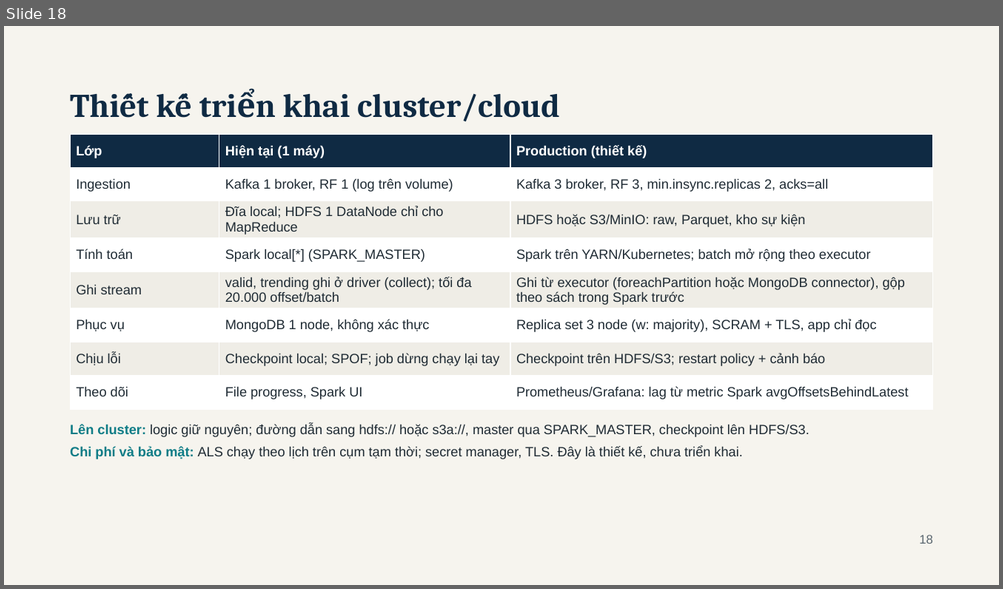
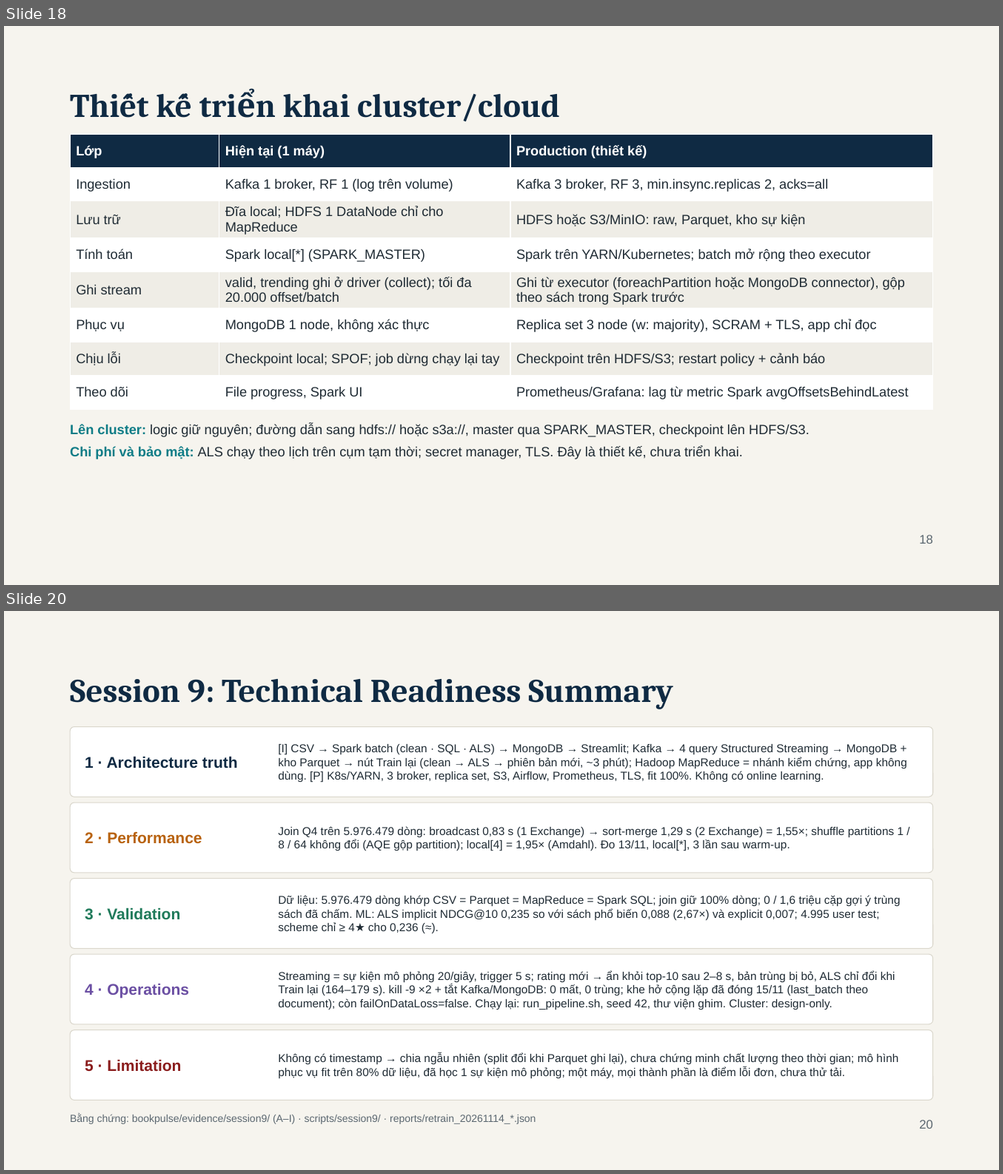
Before and after one commit to haoluonghuynhngoc/Group_06_BigData, a slide deck: Present/BookPulse - BDA501 Session 10 Final Presentation.pptx. Shown one above the other, each under a label of ours: slide 18 before the commit, slides 18 and 20 after it; the slides between them are not shown. The pictures are 1003x589 and 1003x1174 pixels, drawn with LibreOffice and Linux fonts; fonts in the diff are those of the drawing. Boxes give left, top, right and bottom in pixels: in the first picture for what was removed or moved away, otherwise in the second. Text is boxed around its words. In the diff, an @@ line names an element or a change of style, - is before the commit and + after.

```diff
--- a/Present/BookPulse - BDA501 Session 10 Final Presentation.pptx
+++ b/Present/BookPulse - BDA501 Session 10 Final Presentation.pptx
@@ slide 20 added at [4, 611, 999, 1170], background #F6F4EE @@
@@ text added at [70, 679, 673, 709], 32 pt, text #0F2A43, bold @@
+Session 9: Technical Readiness Summary
@@ rounded rectangle added at [71, 726, 933, 797], fill #FFFFFF, outline #DAD7CC 0.75 pt @@
@@ text added at [85, 756, 238, 769], 15 pt, text #0F2A43, bold @@
+1 · Architecture truth
@@ text added at [278, 744, 907, 783], 11 pt, text #1E2A33 @@
+[I] CSV → Spark batch (clean · SQL · ALS) → MongoDB → Streamlit; Kafka → 4 query Structured Streaming → MongoDB + kho Parquet → nút Train lại (clean → ALS → phiên bản mới, ~3 phút); Hadoop MapReduce = nhánh kiểm chứng, app không dùng. [P] K8s/YARN, 3 broker, replica set, S3, Airflow, Prometheus, TLS, fit 100%. Không có online learning.
@@ rounded rectangle added at [71, 803, 933, 873], fill #FFFFFF, outline #DAD7CC 0.75 pt @@
@@ text added at [85, 832, 202, 844], 15 pt, text #B8620F, bold @@
+2 · Performance
@@ text added at [278, 826, 904, 851], 11 pt, text #1E2A33 @@
+Join Q4 trên 5.976.479 dòng: broadcast 0,83 s (1 Exchange) → sort-merge 1,29 s (2 Exchange) = 1,55×; shuffle partitions 1 / 8 / 64 không đổi (AQE gộp partition); local[4] = 1,95× (Amdahl). Đo 13/11, local[*], 3 lần sau warm-up.
@@ rounded rectangle added at [71, 879, 933, 949], fill #FFFFFF, outline #DAD7CC 0.75 pt @@
@@ text added at [278, 895, 899, 933], 11 pt, text #1E2A33 @@
+Dữ liệu: 5.976.479 dòng khớp CSV = Parquet = MapReduce = Spark SQL; join giữ 100% dòng; 0 / 1,6 triệu cặp gợi ý trùng sách đã chấm. ML: ALS implicit NDCG@10 0,235 so với sách phổ biến 0,088 (2,67×) và explicit 0,007; 4.995 user test; scheme chỉ ≥ 4★ cho 0,236 (≈).
@@ text added at [85, 908, 180, 920], 15 pt, text #1F7A5A, bold @@
+3 · Validation
@@ rounded rectangle added at [71, 954, 933, 1025], fill #FFFFFF, outline #DAD7CC 0.75 pt @@
@@ text added at [85, 984, 189, 999], 15 pt, text #6B4FA3, bold @@
+4 · Operations
@@ text added at [278, 971, 895, 1010], 11 pt, text #1E2A33 @@
+Streaming = sự kiện mô phỏng 20/giây, trigger 5 s; rating mới → ẩn khỏi top-10 sau 2–8 s, bản trùng bị bỏ, ALS chỉ đổi khi Train lại (164–179 s). kill -9 ×2 + tắt Kafka/MongoDB: 0 mất, 0 trùng; khe hở cộng lặp đã đóng 15/11 (last_batch theo document); còn failOnDataLoss=false. Chạy lại: run_pipeline.sh, seed 42, thư viện ghim. Cluster: design-only.
@@ rounded rectangle added at [71, 1031, 933, 1100], fill #FFFFFF, outline #DAD7CC 0.75 pt @@
@@ text added at [278, 1054, 898, 1079], 11 pt, text #1E2A33 @@
+Không có timestamp → chia ngẫu nhiên (split đổi khi Parquet ghi lại), chưa chứng minh chất lượng theo thời gian; mô hình phục vụ fit trên 80% dữ liệu, đã học 1 sự kiện mô phỏng; một máy, mọi thành phần là điểm lỗi đơn, chưa thử tải.
@@ text added at [85, 1059, 181, 1071], 15 pt, text #8A1C1C, bold @@
+5 · Limitation
@@ text added at [70, 1114, 535, 1125], 10 pt, text #5B6770 @@
+Bằng chứng: bookpulse/evidence/session9/ (A–I) · scripts/session9/ · reports/retrain_20261114_*.json
@@ text added at [919, 1120, 933, 1129], 12 pt, text #5B6770 @@
+20
```
Also in this commit, not shown: 11 slides changed, 50 other files.
